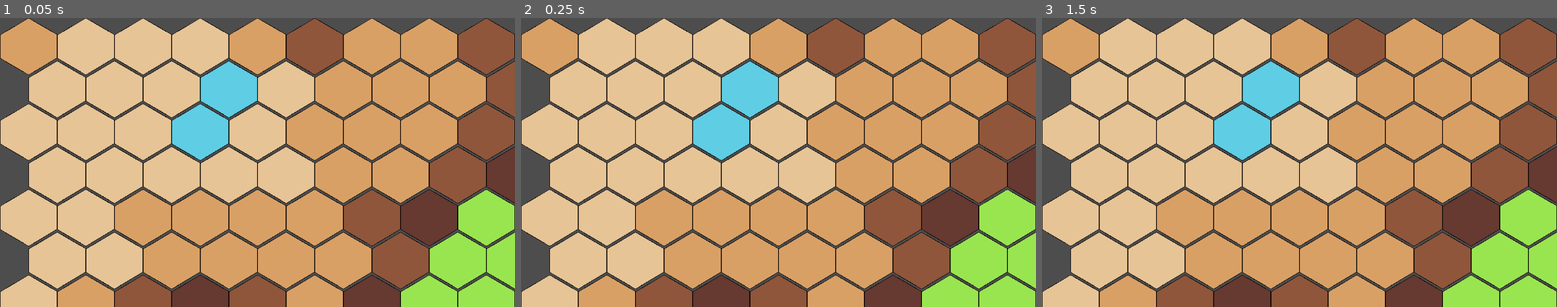
Above: before the commit, frames 1-3 (left to right).
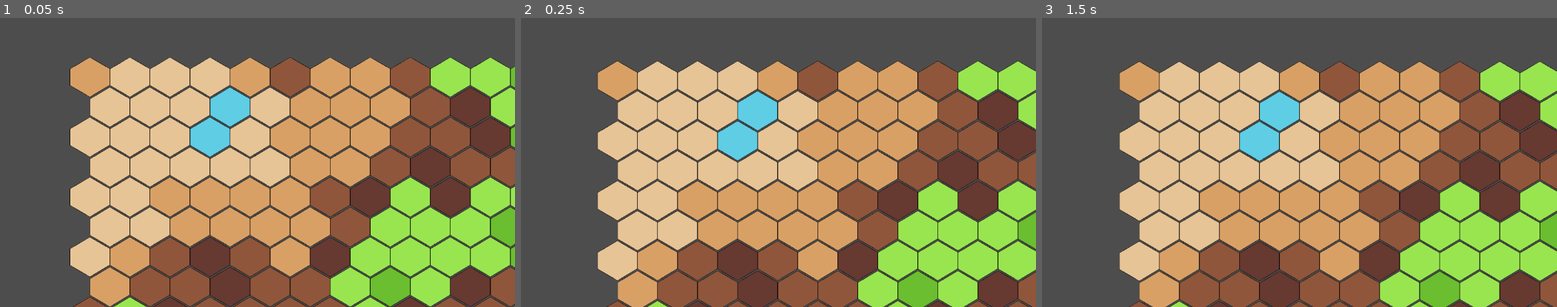
Above: after the commit, the same moments.

Repository: gideon-wade/Growing
Game: Godot game, scene res://world/world.tscn
Two runs of this game, one before a commit and one after it. Both use one fixed random seed, a clock stepped at 60 frames per second and the inputs below. This scene is started directly instead of the project's main scene. The engine's default icon, where the game draws it, is replaced by a stand-in: a white triangle on a blue panel in a dark square.
Inputs (mouse positions are in pixels of both pictures, inside the frame that each line leads up to):
- Up to frame 1 (0.05 s): no input
- Up to frame 2 (0.25 s): no input
- Up to frame 3 (1.5 s): move the mouse to (1412, 148) at 0.52 s; click (1412, 148) at 0.67 s; tap Enter at 1.25 s; move the mouse to (1196, 176) at 1.27 s; click (1196, 176) at 1.42 s

The runs differ from the first frame. In frame 1, 65% of the frame differs, in the area x 0-100%, y 0-100%; in frame 2, 65%; in frame 3, 65%.

Commit message:
camera is W forstår du?

Diff:
--- a/world/camera.gd
+++ b/world/camera.gd
@@ -2,10 +2,10 @@
 
 @onready var camera_area_shape: CollisionShape2D = $CameraArea/CameraAreaShape
 
-var speed = 50
-var zoom_speed = 0.01
-var min_zoom = Vector2(0.005, 0.005)
-var max_zoom = Vector2(0.5, 0.5)
+var speed = 5000
+var zoom_speed = 0.03
+var min_zoom = Vector2(0.02, 0.02)
+var max_zoom = Vector2(0.7, 0.7)
 var edge_threshold = 10
 var current_zoom = Vector2(0.01, 0.01)
 
@@ -40,10 +40,8 @@
 	elif mouse_pos.y > camera_view_half_height - scaled_edge_threshold:
 		movement.y += 1
 
-
 	movement = movement.normalized() * speed
 	position += movement * delta * (1 / (current_zoom.x))
-
 	if Input.is_mouse_button_pressed(MOUSE_BUTTON_LEFT) or Input.is_mouse_button_pressed(MOUSE_BUTTON_MIDDLE):
 		# This happens once 'move_map' is pressed
 		if( !currently_moving_map ):
@@ -67,6 +65,5 @@
 
 func move_map_around():
 	var ref = get_viewport().get_mouse_position()
-	self.global_position.x -= (ref.x - fixed_toggle_point.x)
-	self.global_position.y -= (ref.y - fixed_toggle_point.y)
+	self.global_position -= (ref - fixed_toggle_point) / current_zoom.x
 	fixed_toggle_point = ref
--- a/world/camera.tscn
+++ b/world/camera.tscn
@@ -3,7 +3,7 @@
 [ext_resource type="Script" uid="uid://dkbpop8gqynha" path="res://world/camera.gd" id="1_qkir2"]
 
 [sub_resource type="RectangleShape2D" id="RectangleShape2D_qkir2"]
-size = Vector2(29854, 25816)
+size = Vector2(61406, 53212)
 
 [node name="Camera" type="Camera2D"]
 limit_left = 0
@@ -16,5 +16,5 @@
 [node name="CameraArea" type="Area2D" parent="."]
 
 [node name="CameraAreaShape" type="CollisionShape2D" parent="CameraArea"]
-position = Vector2(14927, 12908)
+position = Vector2(30703, 26606)
 shape = SubResource("RectangleShape2D_qkir2")
--- a/world/world.gd
+++ b/world/world.gd
@@ -53,5 +53,5 @@
 				tile_map.set_cell(Vector2(x,y), source_id, grass_semibright_atlas)
 			else:
 				tile_map.set_cell(Vector2(x,y), source_id, grass_dark_atlas)
-	print(noises.min())
-	print(noises.max())
+	print("min value in noise ", noises.min())
+	print("max value in noise ", noises.max())
--- a/world/world.tscn
+++ b/world/world.tscn
@@ -22,3 +22,4 @@
 
 [node name="Camera" parent="." instance=ExtResource("3_4717r")]
 position = Vector2(576, 324)
+zoom = Vector2(0.7, 0.7)
